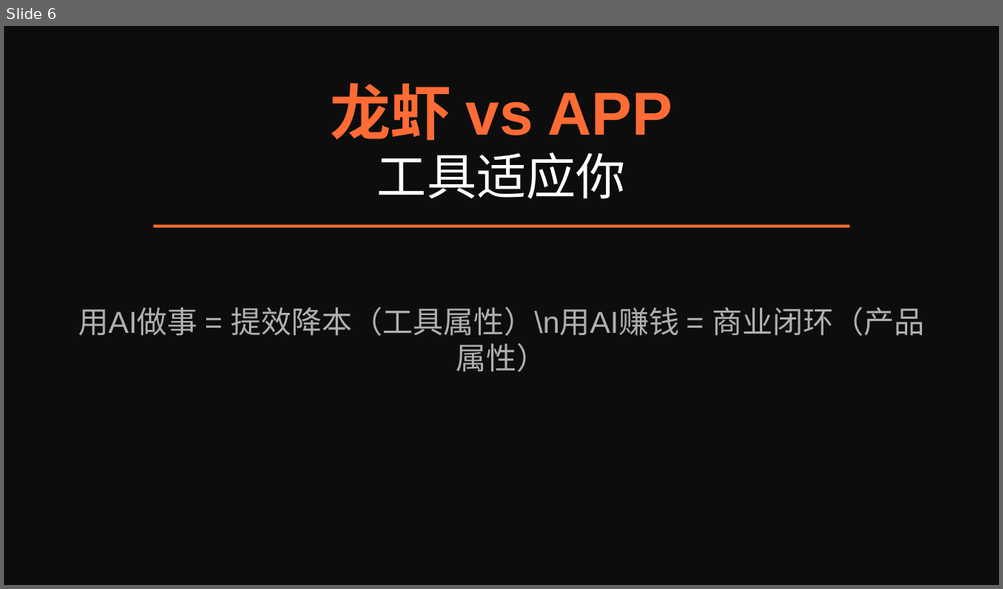
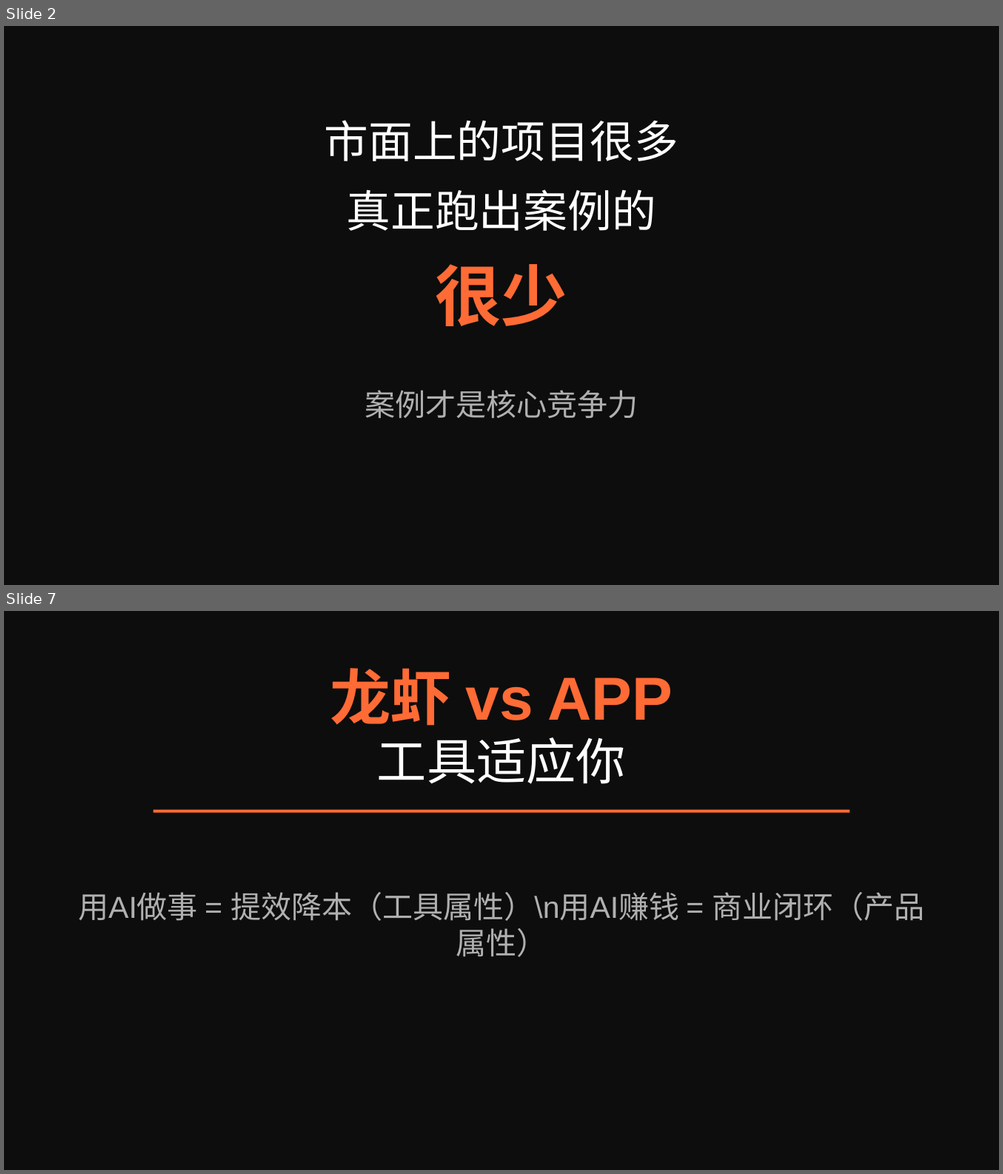
Before and after one commit to lingling1989r/Openclaw4OPC, a slide deck: 认知与案例-金句版.pptx. Shown one above the other, each under a label of ours: slide 6 before the commit, slides 2 and 7 after it; the slides between them are not shown. The pictures are 1003x589 and 1003x1174 pixels, drawn with LibreOffice and Linux fonts; fonts in the diff are those of the drawing. Boxes give left, top, right and bottom in pixels: in the first picture for what was removed or moved away, otherwise in the second. Text is boxed around its words. In the diff, an @@ line names an element or a change of style, - is before the commit and + after.

```diff
--- a/认知与案例-金句版.pptx
+++ b/认知与案例-金句版.pptx
@@ slide 2 added at (x1=4, y1=26, x2=999, y2=585), background #0D0D0D @@
@@ text added at (x1=324, y1=120, x2=678, y2=161), 32 pt, text #FFFFFF @@
+市面上的项目很多
@@ text added at (x1=347, y1=190, x2=656, y2=231), 32 pt, text #FFFFFF @@
+真正跑出案例的
@@ text added at (x1=435, y1=264, x2=567, y2=326), 48 pt, text #FF6B35, bold @@
+很少
@@ text added at (x1=364, y1=390, x2=637, y2=418), 22 pt, text #B0B0B0 @@
+案例才是核心竞争力
@@ what was slide 6 is now slide 7 @@
```
Also in this commit, not shown: 6 slides changed, 2 other slides added.
